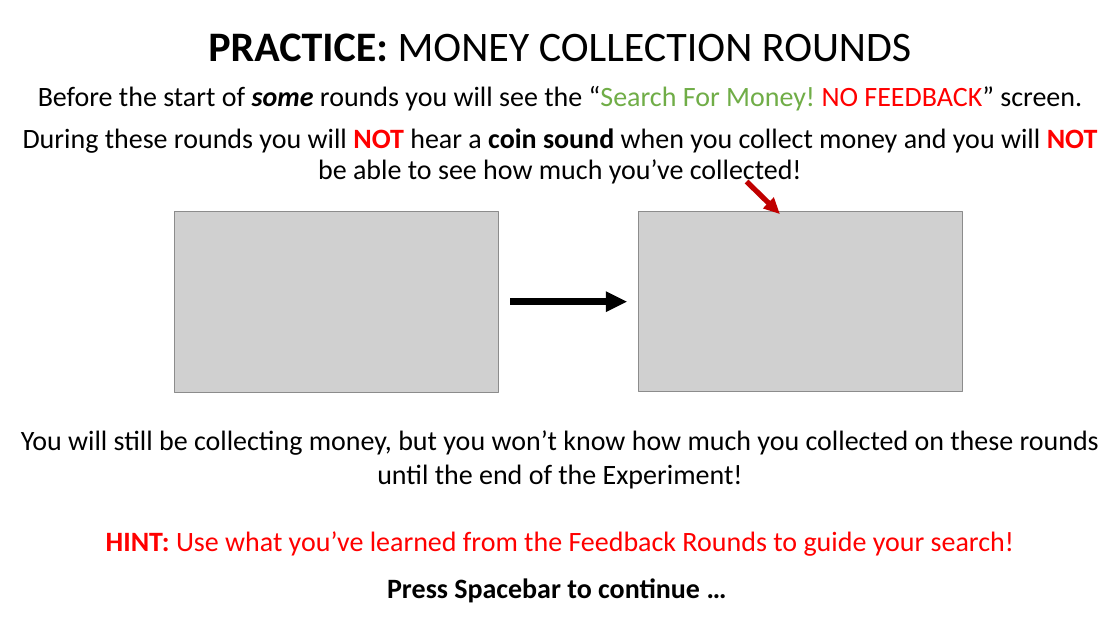
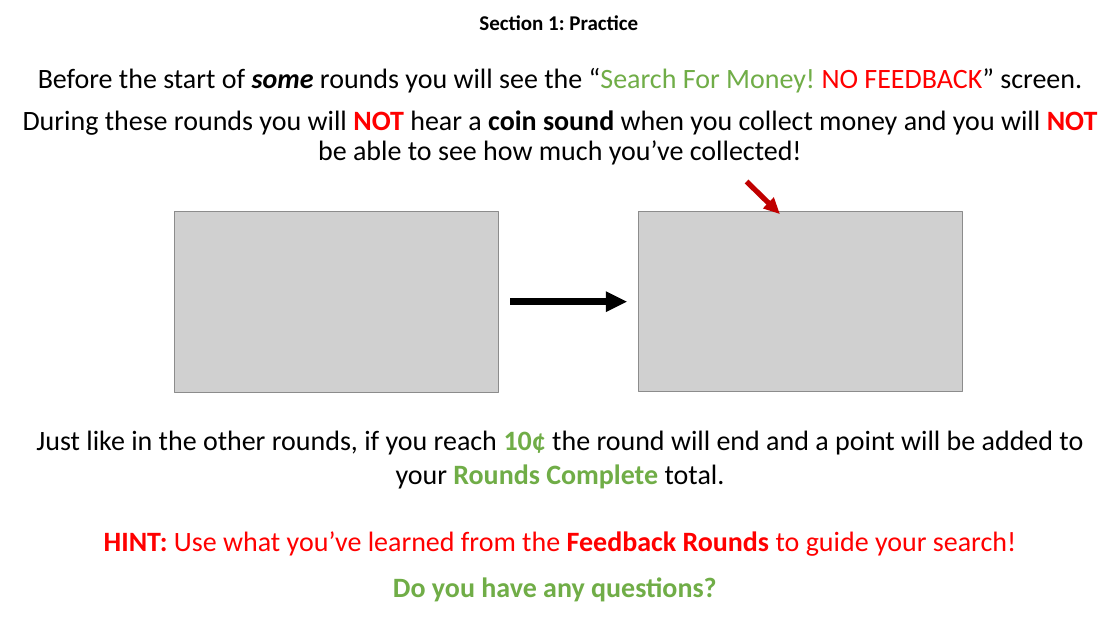
Before and after one commit to kbnealy/OpenMaze, a slide deck: slide 14 of Assets/StreamingAssets/2D_Objects/Practice/Practice_online_final.pptx. Drawn at 1120x630 pixels with LibreOffice and Linux fonts; fonts in the diff are those of the drawing; grey boxes stand for pictures. Boxes give left, top, right and bottom in pixels: in the first picture for what was removed or moved away, otherwise in the second. Text is boxed around its words. In the diff, an @@ line names an element or a change of style, - is before the commit and + after.

```diff
--- a/Assets/StreamingAssets/2D_Objects/Practice/Practice_online_final.pptx
+++ b/Assets/StreamingAssets/2D_Objects/Practice/Practice_online_final.pptx
@@ text added at (x1=479, y1=15, x2=638, y2=30), 18 pt, text #000000, bold @@
+Section 1: Practice
@@ text at (x1=208, y1=33, x2=911, y2=62): paragraph removed @@
-PRACTICE: MONEY COLLECTION ROUNDS
@@ text "Before the start of some ..." moved from (x1=23, y1=33, x2=1098, y2=185) to (x1=23, y1=68, x2=1098, y2=165) @@
@@ text at (x1=36, y1=430, x2=1083, y2=489): text changed @@
-You will still be collecting money, but you won’t know how much you collected on these rounds until the end of the Experiment!
+Just like in the other rounds, if you reach 10¢ the round will end and a point will be added to your Rounds Complete total.
@@ text at (x1=104, y1=531, x2=1016, y2=556): bold on in "Feedback Rounds" @@
@@ text at (x1=393, y1=577, x2=717, y2=602): text changed; text colour #000000 to #70AD47 @@
-Press Spacebar to continue …
+Do you have any questions?
```
Also in this commit, not shown: 11 other slides changed, 30 other files.
